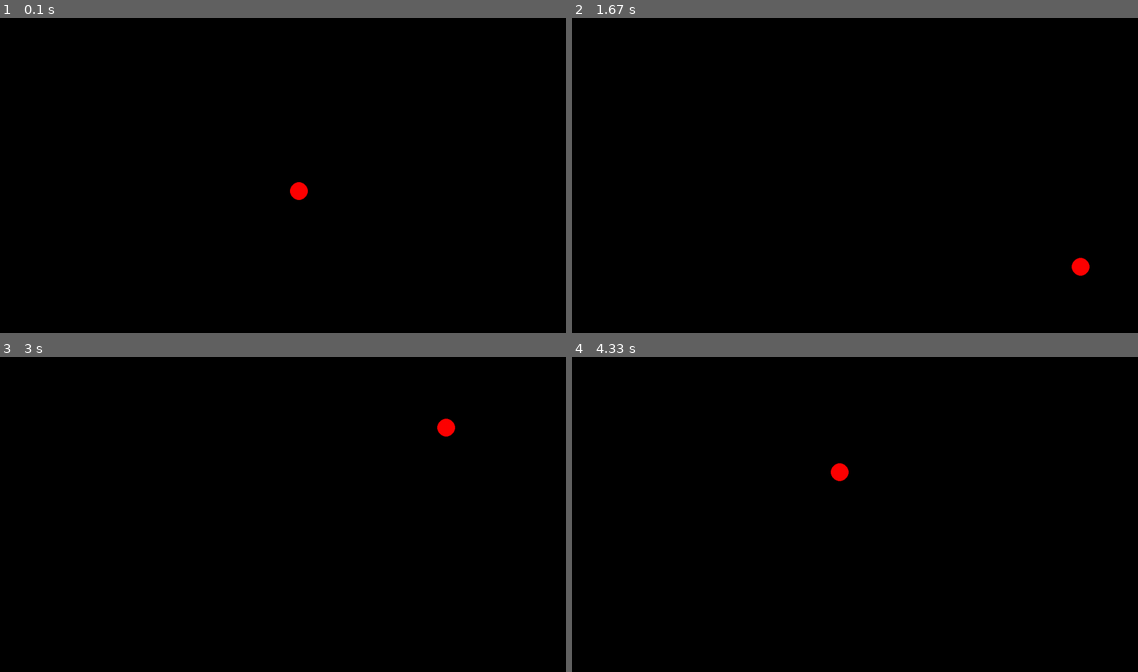
Above: before the commit, frames 1-4 (two rows, left to right).
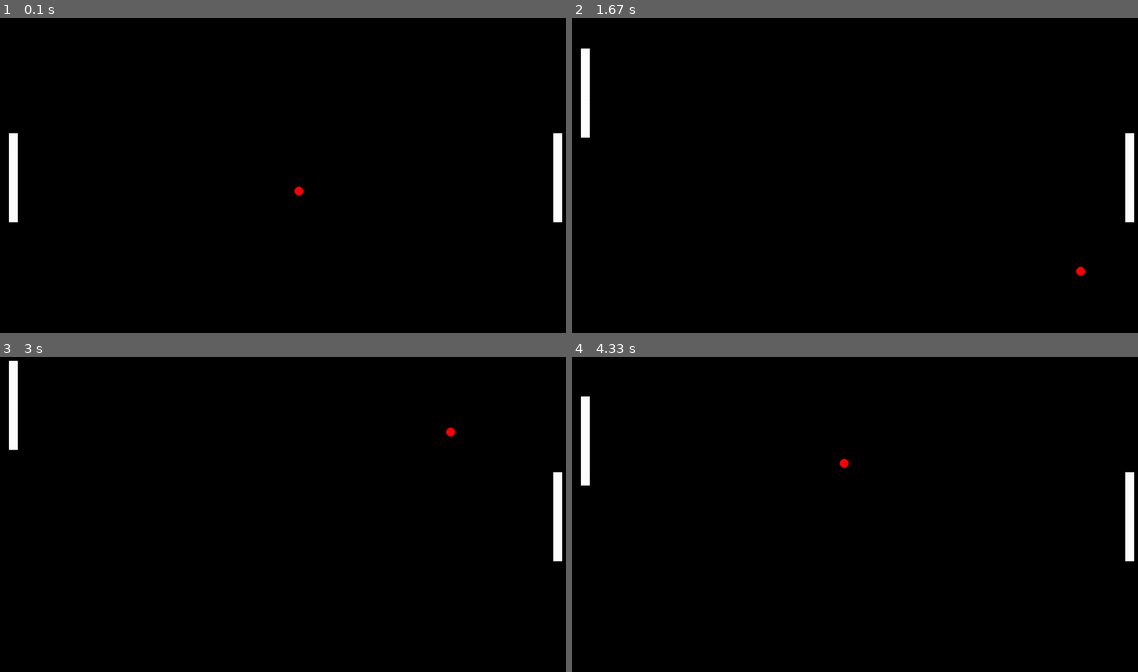
Above: after the commit, the same moments.

Repository: VladTBK/pong-clone-pygame
Game: pygame game, started from pong.py
The game is run twice, just before and just after one commit, with the same random seed, the same clock (stepped at 60 frames per second) and the same inputs.
Inputs:
- Up to frame 1 (0.1 s): no input
- Up to frame 2 (1.67 s): hold W 0.33-0.8 s; hold S 0.83-1.13 s; hold W 1.17-1.53 s; hold S from 1.57 s (still down)
- Up to frame 3 (3 s): release S at 1.93 s; hold W 1.97-2.27 s; hold S 2.3-2.6 s; hold W from 2.63 s (still down)
- Up to frame 4 (4.33 s): release W at 3 s; hold S 3.03-3.4 s; hold W 3.43-3.73 s; hold S 3.77-4.07 s; hold W from 4.1 s (still down)

The runs differ from the first frame. In frame 1, 1.0% of the frame differs, in the area x 1-100%, y 36-65%; in frame 2, 1.0%; in frame 3, 1.1%; in frame 4, 1.1%, in the area x 1-100%, y 12-65%.

Commit message:
added players

Diff:
--- a/constants.py
+++ b/constants.py
@@ -1,5 +1,9 @@
 class cfg:
-    color_dict = {0: "red", 1: "black"}
+    color_dict = {0: "red", 1: "black", 2: "white"}
     height = 720
     width = 1280
     ballspeed = 5
+    player_speed = 10
+    ball_size = 10
+    player_height = 200
+    player_width = 20
--- a/pong.py
+++ b/pong.py
@@ -1,10 +1,5 @@
 import pygame
 from constants import cfg
-
-
-def check_key(key):
-    if key[pygame.K_q]:
-        pygame.quit()
 
 
 def refresh(check_run):
@@ -14,6 +9,35 @@
             check_run = False
     screen.fill(cfg.color_dict[1])
     return check_run
+
+
+class Player:
+    def __init__(self, color, pos_X, pos_Y, width, height, turn):
+        self.color = color
+        self.pos_X = pos_X
+        self.pos_Y = pos_Y
+        self.vx = cfg.player_speed
+        self.vy = cfg.player_speed
+        self.turn = turn
+        self.width = width
+        self.height = height
+        pygame.draw.rect(
+            screen, self.color, (self.pos_X, self.pos_Y, self.width, self.height)
+        )
+
+    def update_state(self, key):
+        if self.turn:
+            if key[pygame.K_w] and self.pos_Y >= cfg.player_width:
+                self.pos_Y -= self.vx
+            if (
+                key[pygame.K_s]
+                and self.pos_Y <= cfg.height - cfg.player_height - cfg.player_width
+            ):
+                self.pos_Y += self.vx
+
+        pygame.draw.rect(
+            screen, self.color, (self.pos_X, self.pos_Y, self.width, self.height)
+        )
 
 
 class Ball:
@@ -45,12 +69,32 @@
 
 def main():
     running = True
-    ball = Ball(cfg.color_dict[0], cfg.width / 2, cfg.height / 2, 20)
+    ball = Ball(cfg.color_dict[0], cfg.width / 2, cfg.height / 2, cfg.ball_size)
+    player1 = Player(
+        cfg.color_dict[2],
+        cfg.width - cfg.player_width * 2,
+        cfg.height / 2 - cfg.player_height / 2,
+        cfg.player_width,
+        cfg.player_height,
+        False,
+    )
+    player2 = Player(
+        cfg.color_dict[2],
+        cfg.player_width,
+        cfg.height / 2 - cfg.player_height / 2,
+        cfg.player_width,
+        cfg.player_height,
+        True,
+    )
     while running:
         running = refresh(running)
         curr_key = pygame.key.get_pressed()
-        check_key(curr_key)
+        if curr_key[pygame.K_q]:
+            pygame.quit()
+
         ball.update_state()
+        player1.update_state(curr_key)
+        player2.update_state(curr_key)
         pygame.display.flip()
         clock.tick(60) / 1000
 
